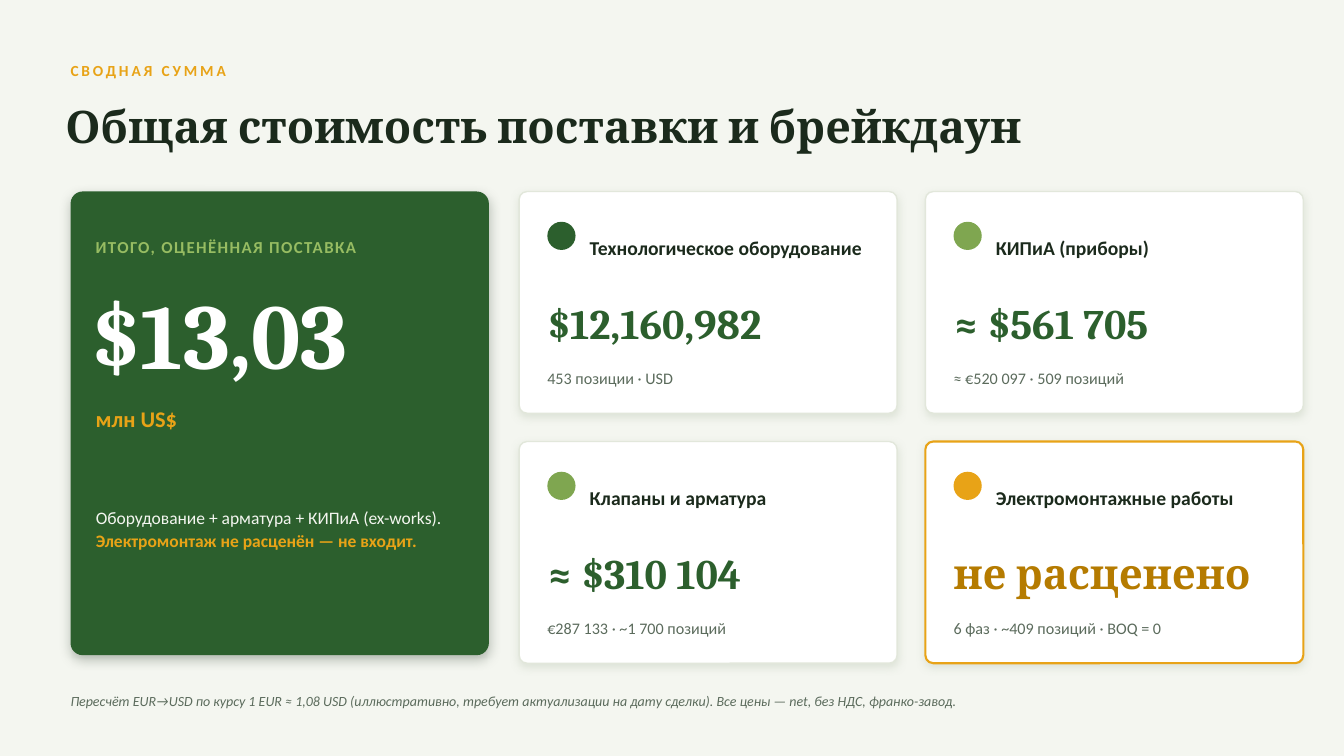
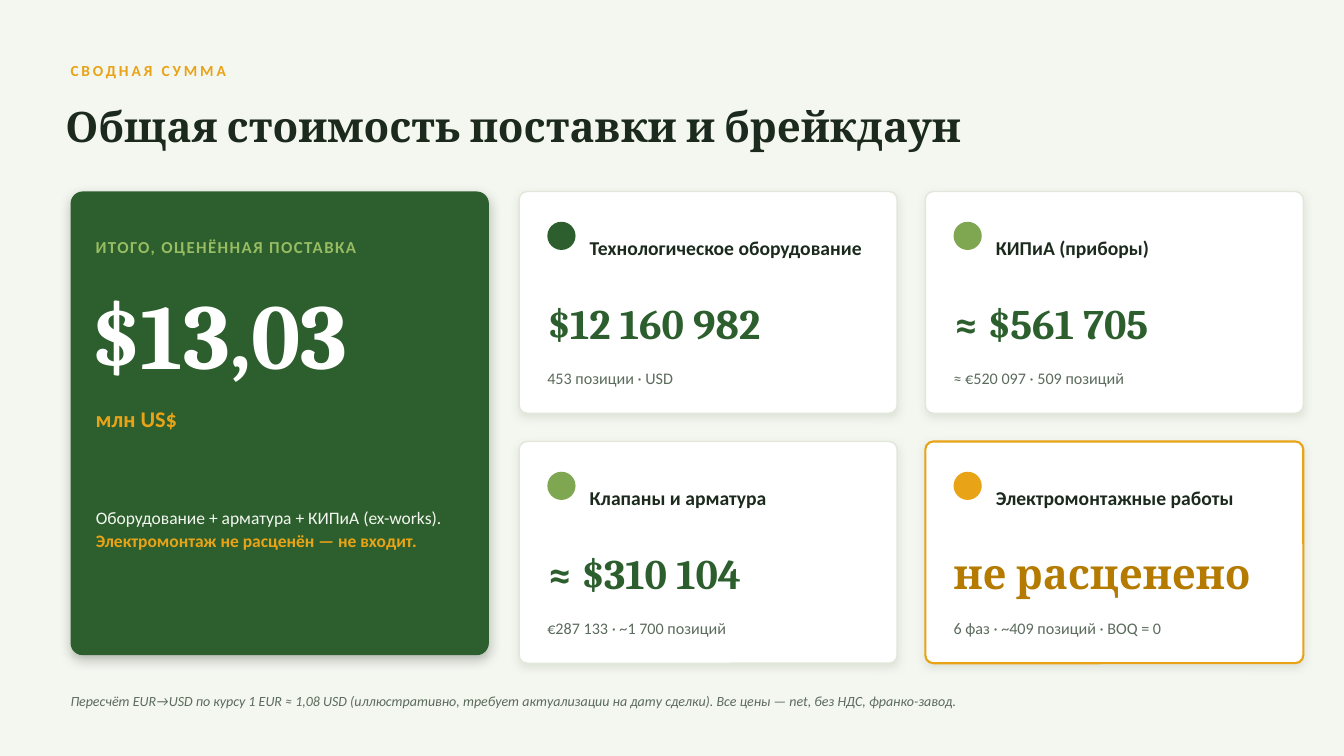
Before and after one commit to aoobakirov/board-presentation, a slide deck: slide 2 of Kazbiofert_Budget_Brief.pptx. Drawn at 1344x756 pixels with LibreOffice and Linux fonts; fonts in the diff are those of the drawing. Boxes give left, top, right and bottom in pixels: in the first picture for what was removed or moved away, otherwise in the second. Text is boxed around its words. In the diff, an @@ line names an element or a change of style, - is before the commit and + after.

```diff
--- a/Kazbiofert_Budget_Brief.pptx
+++ b/Kazbiofert_Budget_Brief.pptx
@@ text "Общая стоимость поставки и брейкдаун" at bbox=[65, 109, 961, 152]: size 32 to 30 pt @@
@@ text at bbox=[547, 308, 760, 342]: text changed @@
-$12,160,982
+$12 160 982
```
Also in this commit, not shown: 3 other slides changed, 4 slides added, 1 other file.
